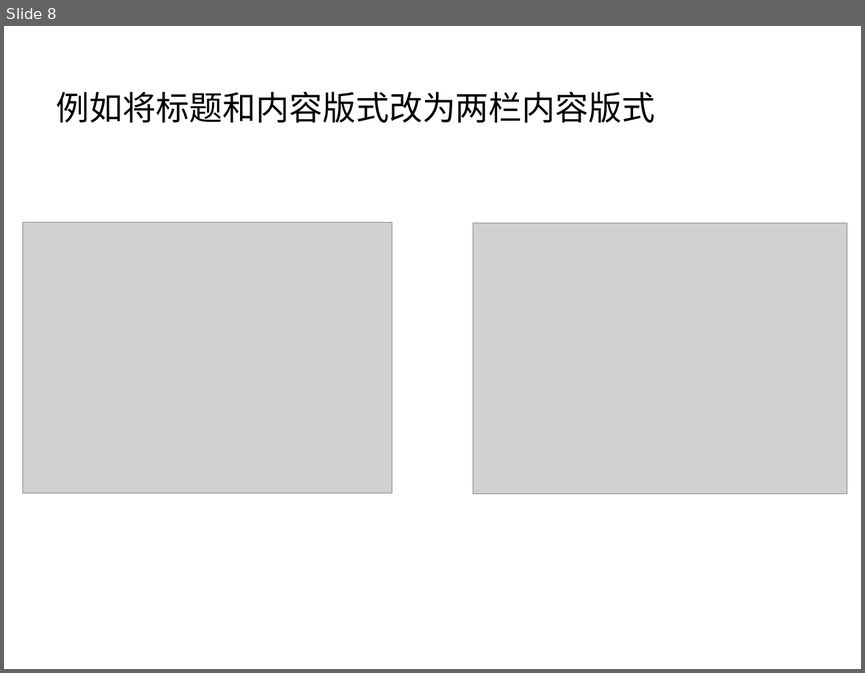
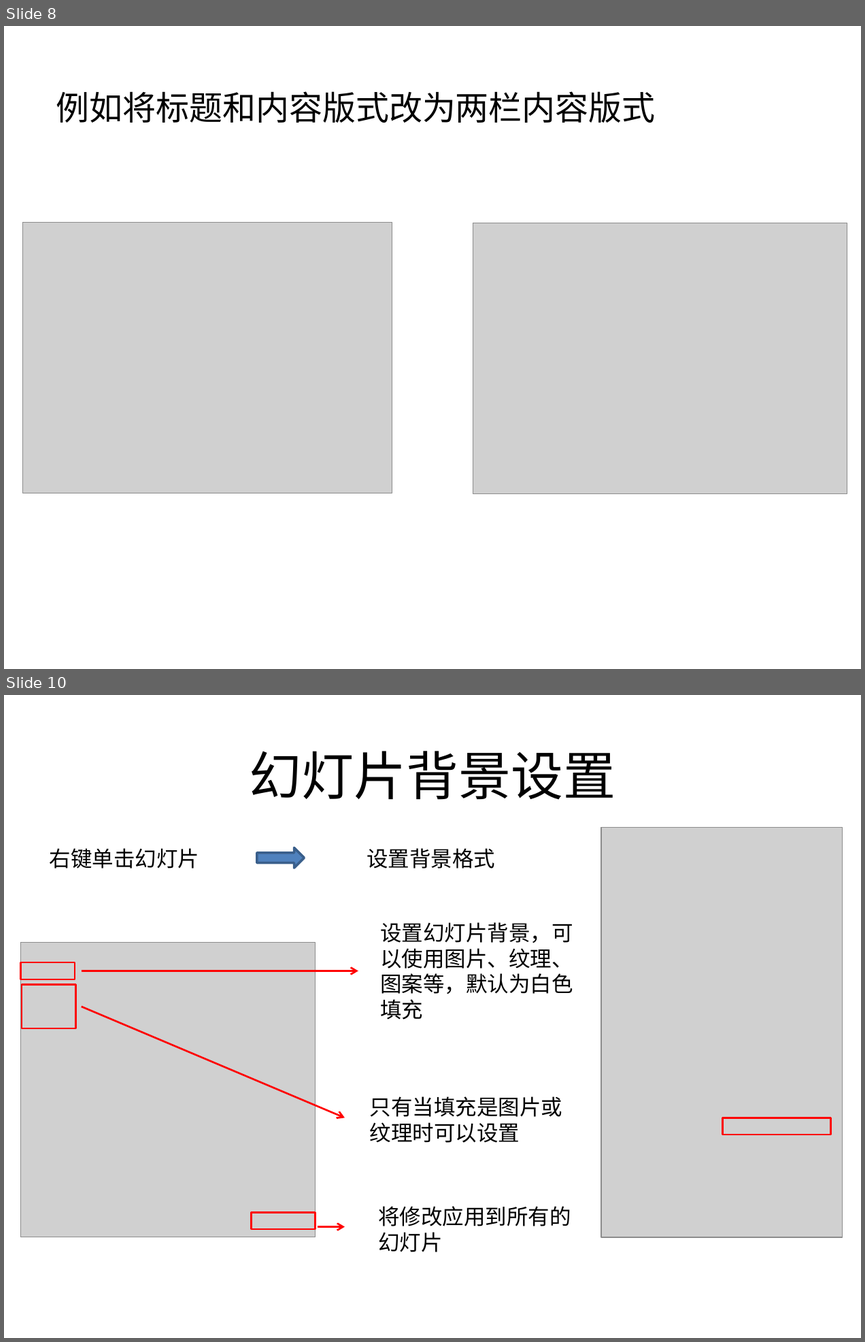
Before and after one commit to sans123wx/class, a slide deck: 第五章ppt/PowerPoint.pptx. Shown one above the other, each under a label of ours: slide 8 before the commit, slides 8 and 10 after it; the slides between them are not shown. The pictures are 865x673 and 865x1342 pixels, drawn with LibreOffice and Linux fonts; fonts in the diff are those of the drawing; grey boxes stand for pictures. Boxes give left, top, right and bottom in pixels: in the first picture for what was removed or moved away, otherwise in the second. Text is boxed around its words. In the diff, an @@ line names an element or a change of style, - is before the commit and + after.

Commit message:
fd

```diff
--- a/第五章ppt/PowerPoint.pptx
+++ b/第五章ppt/PowerPoint.pptx
@@ slide 10 added at <box>4,695,861,1338</box>, background #FFFFFF @@
@@ title added at <box>249,751,615,800</box>, 44 pt, text #000000 @@
+幻灯片背景设置
@@ picture added at <box>601,828,842,1238</box> @@
@@ text added at <box>50,848,199,868</box>, 18 pt, text #000000 @@
+右键单击幻灯片
@@ right arrow added at <box>257,847,304,868</box>, fill #4F81BD, outline #3A5F8C 2 pt @@
@@ text added at <box>366,848,495,868</box>, 18 pt, text #000000 @@
+设置背景格式
@@ text added at <box>380,922,573,1019</box>, 18 pt, text #000000 @@
+设置幻灯片背景，可以使用图片、纹理、图案等，默认为白色填充
@@ picture added at <box>21,942,315,1236</box> @@
@@ rectangle added at <box>21,962,75,979</box>, outline #FF0000 1.5 pt @@
@@ arrow added from (82, 971) to (358, 971), #FF0000 1.5 pt @@
@@ rectangle added at <box>22,985,76,1028</box>, outline #FF0000 1.5 pt @@
@@ arrow added from (81, 1006) to (345, 1117), #FF0000 1.5 pt @@
@@ text added at <box>370,1096,563,1142</box>, 18 pt, text #000000 @@
+只有当填充是图片或纹理时可以设置
@@ rectangle added at <box>723,1117,831,1134</box>, outline #FF0000 1.5 pt @@
@@ rectangle added at <box>251,1212,315,1229</box>, outline #FF0000 1.5 pt @@
@@ text added at <box>378,1206,571,1252</box>, 18 pt, text #000000 @@
+将修改应用到所有的幻灯片
@@ arrow added from (317, 1226) to (345, 1226), #FF0000 1.5 pt @@
```
Also in this commit, not shown: 1 other slide added.
